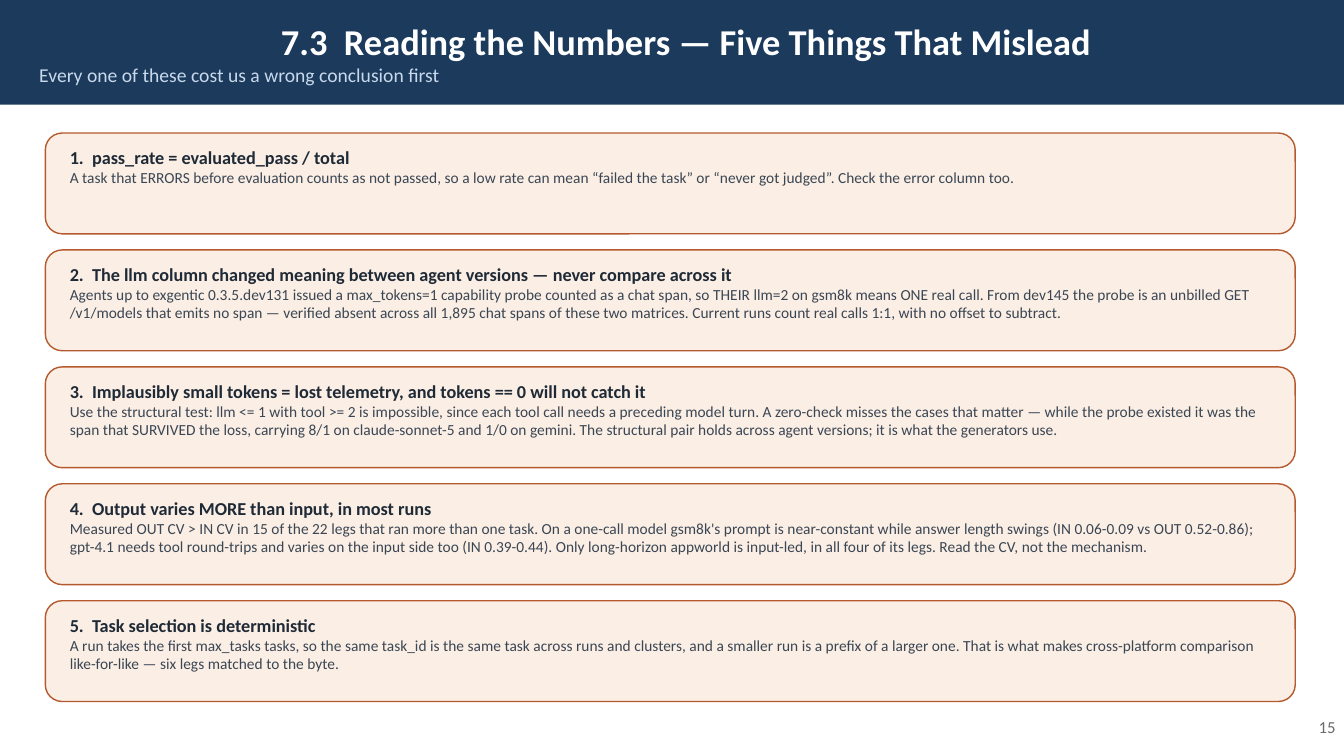
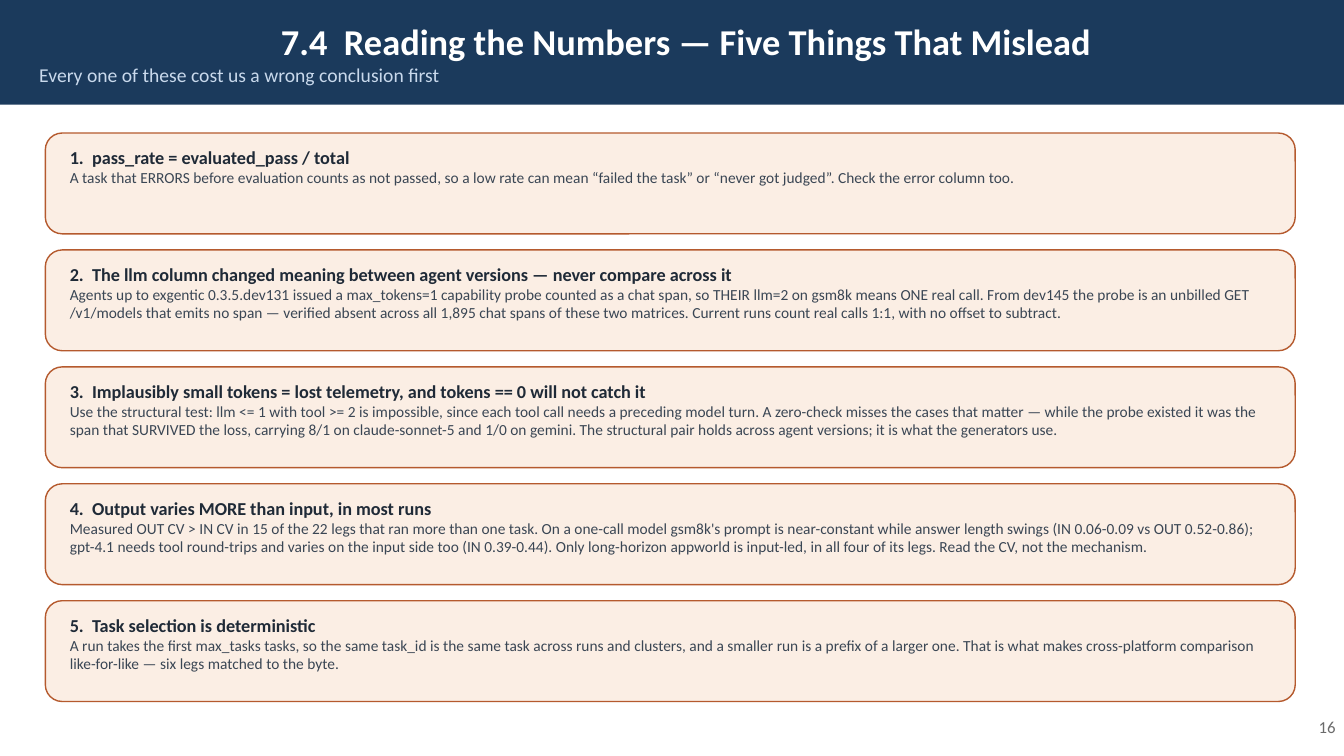
Before and after one commit to rossoctl/autobench, a slide deck: slide 16 of docs/AutoBench.pptx (slide 15 before the commit). Drawn at 1344x756 pixels with LibreOffice and Linux fonts; fonts in the diff are those of the drawing. Boxes give left, top, right and bottom in pixels: in the first picture for what was removed or moved away, otherwise in the second. Text is boxed around its words. In the diff, an @@ line names an element or a change of style, - is before the commit and + after.

```diff
--- a/docs/AutoBench.pptx
+++ b/docs/AutoBench.pptx
@@ text in rectangle at <box>281,29,1091,61</box>: text changed @@
-7.3 Reading the Numbers — Five Things That Mislead
+7.4 Reading the Numbers — Five Things That Mislead
@@ text at <box>1319,721,1336,733</box>: text changed @@
-15
+16
```
Also in this commit, not shown: 13 other slides changed, 7 other files.
